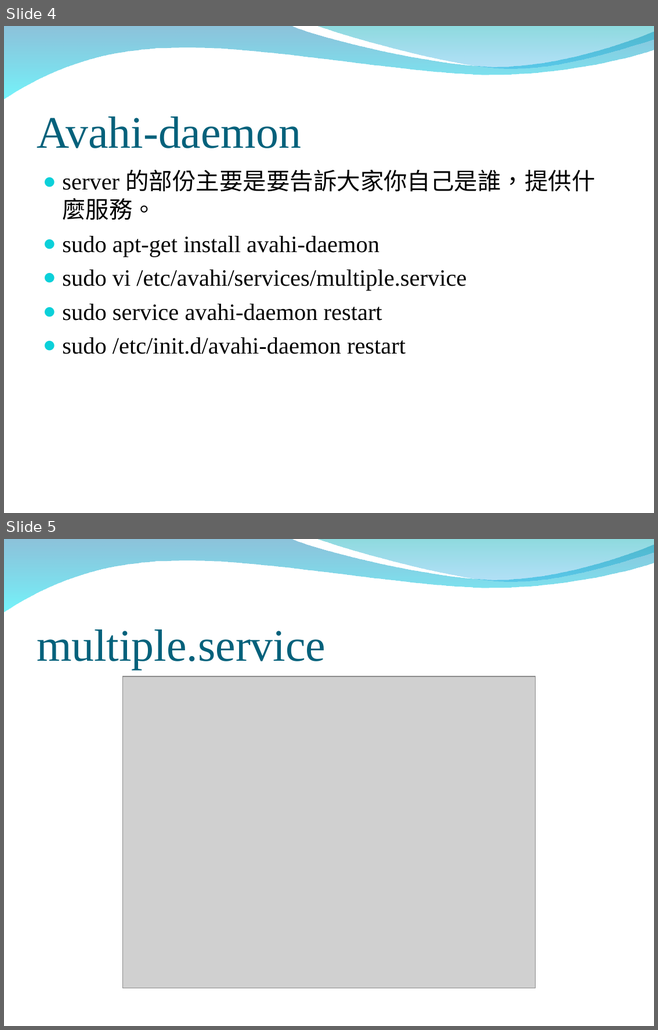
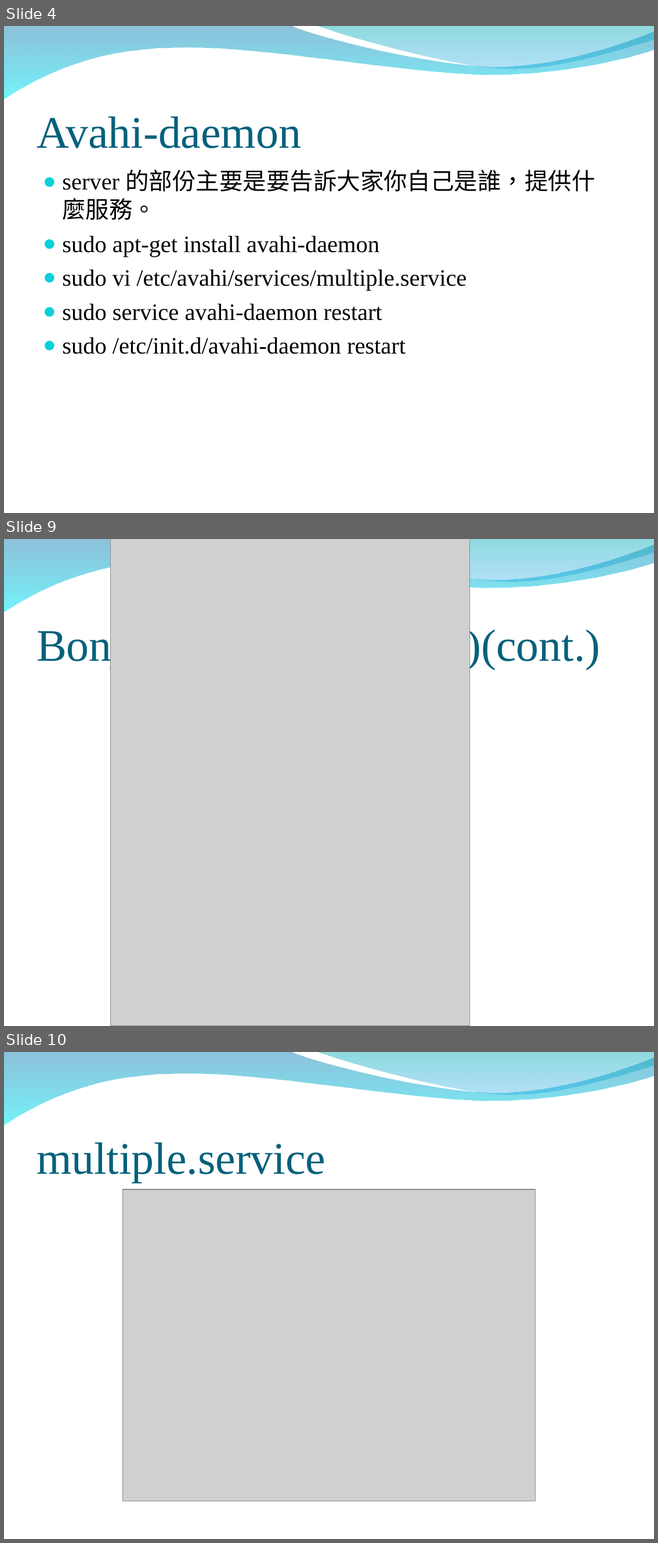
Before and after one commit to peter279k/regular_meeting, a slide deck: mDNS.ppt. Shown one above the other, each under a label of ours: slides 4 and 5 before the commit, slides 4, 9 and 10 after it; the slides between them are not shown. The pictures are 658x1030 and 658x1543 pixels, drawn with LibreOffice and Linux fonts; fonts in the diff are those of the drawing; grey boxes stand for pictures; background and template pictures are left out. Boxes give left, top, right and bottom in pixels: in the first picture for what was removed or moved away, otherwise in the second. Text is boxed around its words. In the diff, an @@ line names an element or a change of style, - is before the commit and + after.

Commit message:
新增bonjour problem 和 bonjour broswer Demo

```diff
--- a/mDNS.ppt
+++ b/mDNS.ppt
@@ slide 9 added at (x1=4, y1=539, x2=654, y2=1026), background picture (left out); not listed: 2 template elements that a slide beside it also shows @@
@@ picture added at (x1=111, y1=539, x2=470, y2=1026) @@
@@ title added at (x1=36, y1=625, x2=600, y2=669), 50 pt, text #04617B @@
+Bonjour browser(Demo)(cont.)
@@ what was slide 5 is now slide 10 @@
```
Also in this commit, not shown: 1 slide changed, 4 other slides added, 1 other file.
